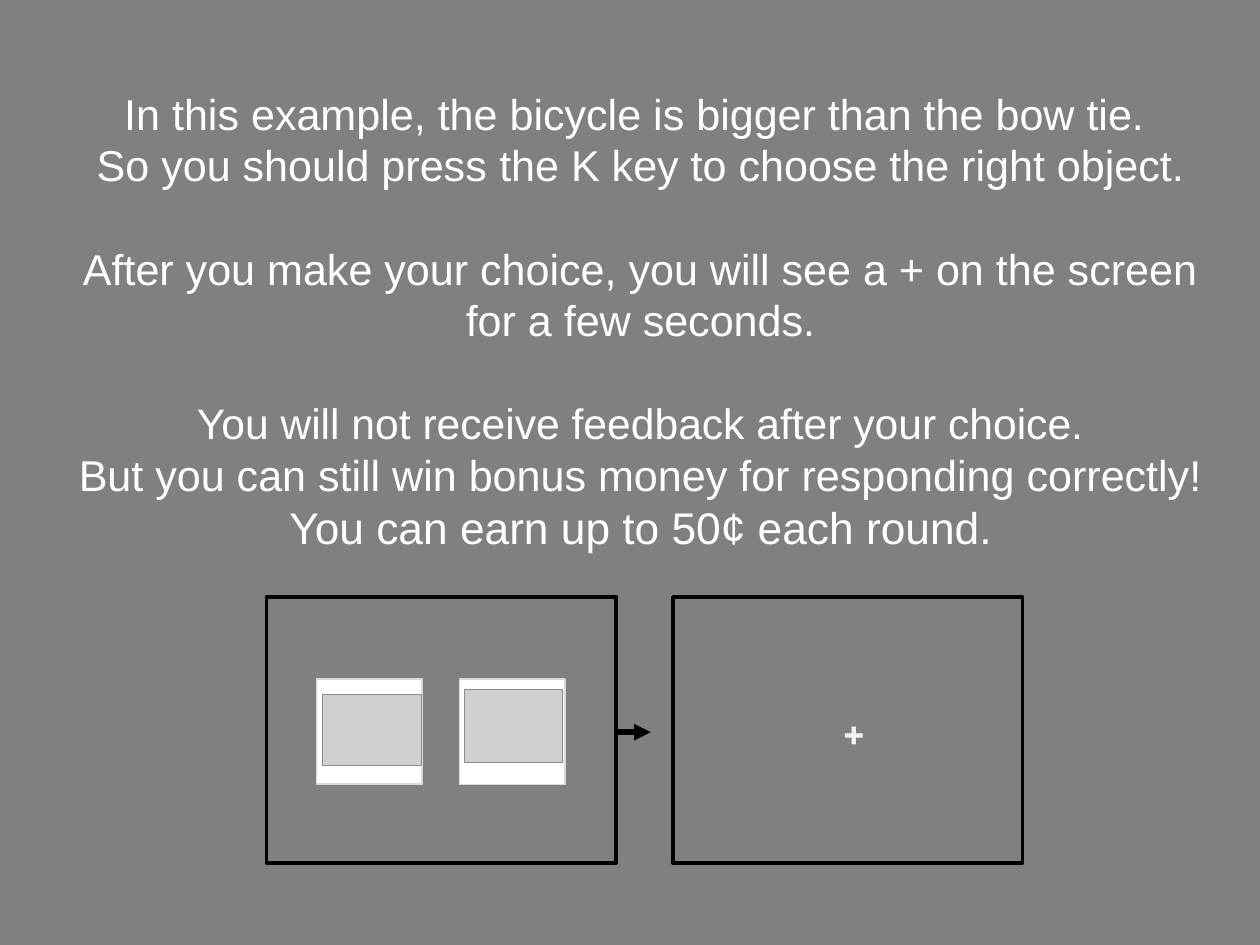
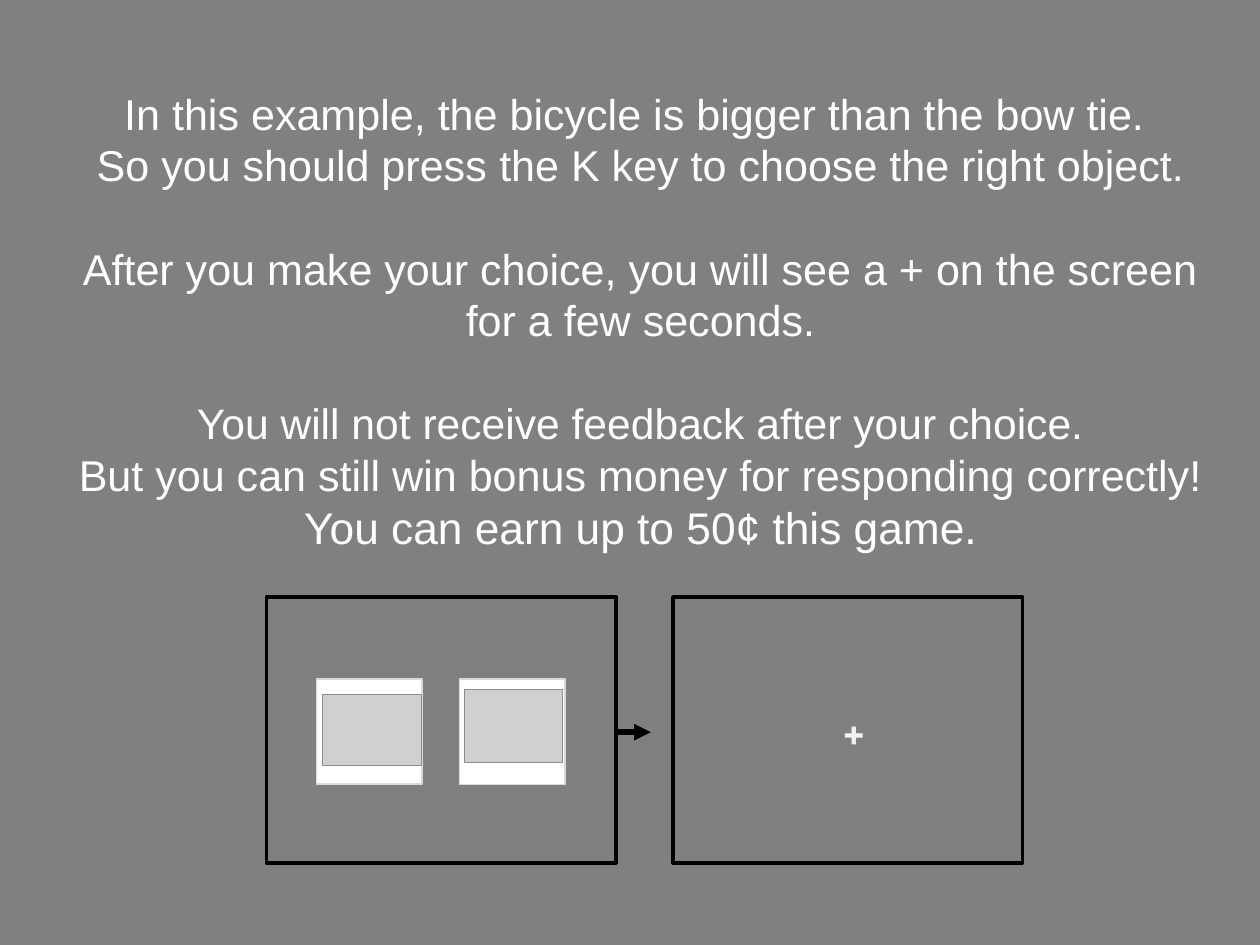
Before and after one commit to NatalieBiderman/Categories_fMRI_MTurk, a slide deck: slide 44 of static/Tools/fMRIDirections.pptx. Drawn at 1260x945 pixels with LibreOffice and Linux fonts; fonts in the diff are those of the drawing; grey boxes stand for pictures. Boxes give left, top, right and bottom in pixels: in the first picture for what was removed or moved away, otherwise in the second. Text is boxed around its words. In the diff, an @@ line names an element or a change of style, - is before the commit and + after.

```diff
--- a/static/Tools/fMRIDirections.pptx
+++ b/static/Tools/fMRIDirections.pptx
@@ subtitle at (79,460,1202,552): text changed @@
-But you can still win bonus money for responding correctly! You can earn up to 50¢ each round.
+But you can still win bonus money for responding correctly! You can earn up to 50¢ this game.
```
Also in this commit, not shown: 5 other slides changed, 11 other files.
